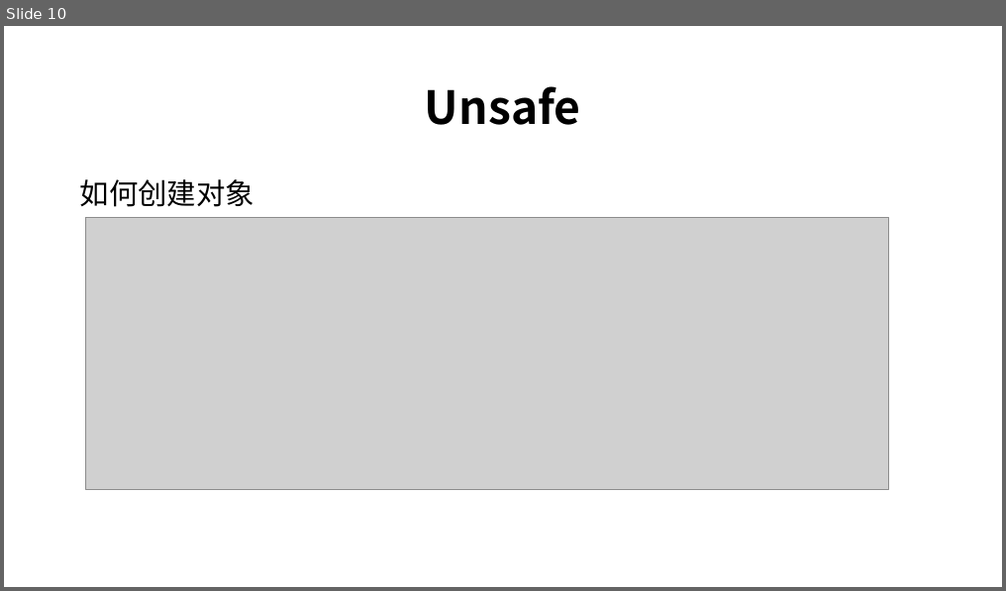
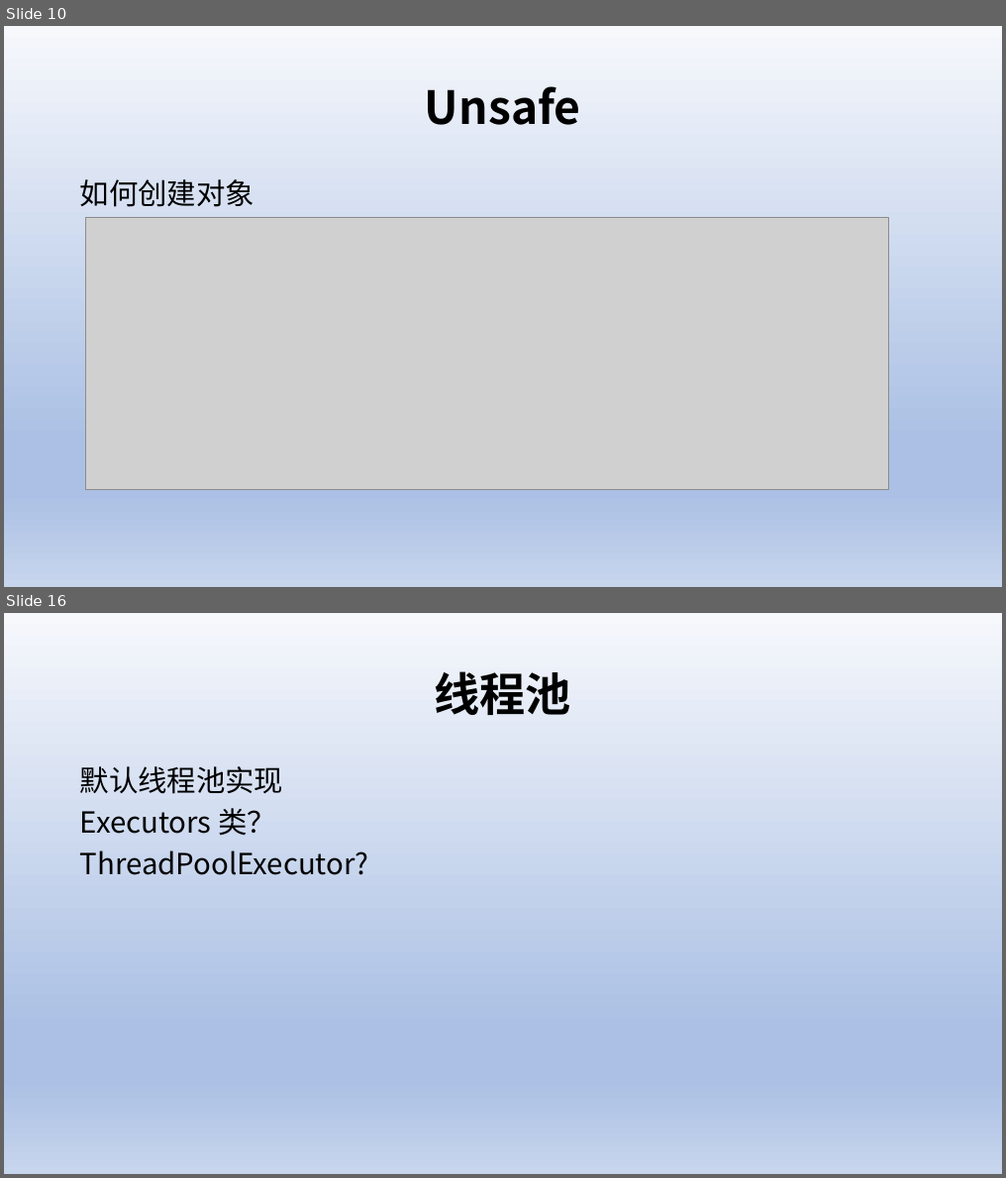
Before and after one commit to ywendy/test, a slide deck: 新建 Microsoft PowerPoint 演示文稿.pptx. Shown one above the other, each under a label of ours: slide 10 before the commit, slides 10 and 16 after it; the slides between them are not shown. The pictures are 1006x591 and 1006x1178 pixels, drawn with LibreOffice and Linux fonts; fonts in the diff are those of the drawing; grey boxes stand for pictures. Boxes give left, top, right and bottom in pixels: in the first picture for what was removed or moved away, otherwise in the second. Text is boxed around its words. In the diff, an @@ line names an element or a change of style, - is before the commit and + after.

```diff
--- a/新建 Microsoft PowerPoint 演示文稿.pptx
+++ b/新建 Microsoft PowerPoint 演示文稿.pptx
@@ slide 16 added at bbox=[4, 613, 1002, 1174], background gradient #F6F8FC to #ABC0E4 to #C7D5ED @@
@@ title added at bbox=[435, 671, 572, 715], 44 pt, text #000000, bold @@
+线程池
@@ text added at bbox=[80, 766, 369, 875], 28 pt, text #000000 @@
+默认线程池实现
+Executors 类？
+ThreadPoolExecutor?
@@ slide 10 changed as well @@
@@ background #FFFFFF to gradient #F6F8FC to #ABC0E4 to #C7D5ED @@
```
Also in this commit, not shown: 9 other slides changed, 5 other slides added, 1 slide removed, 7 other files.
